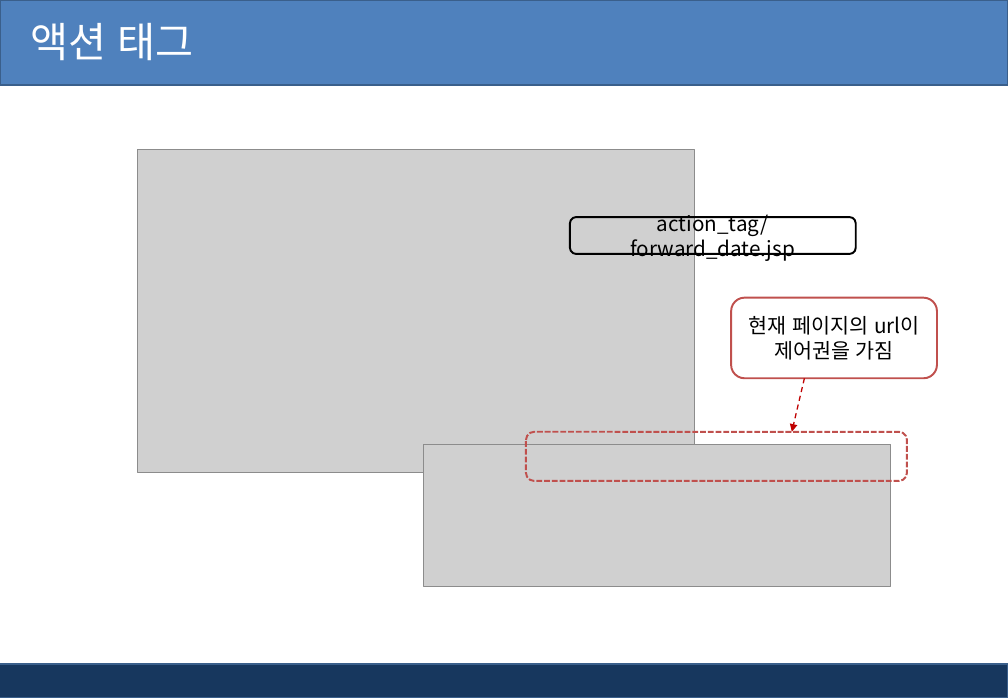
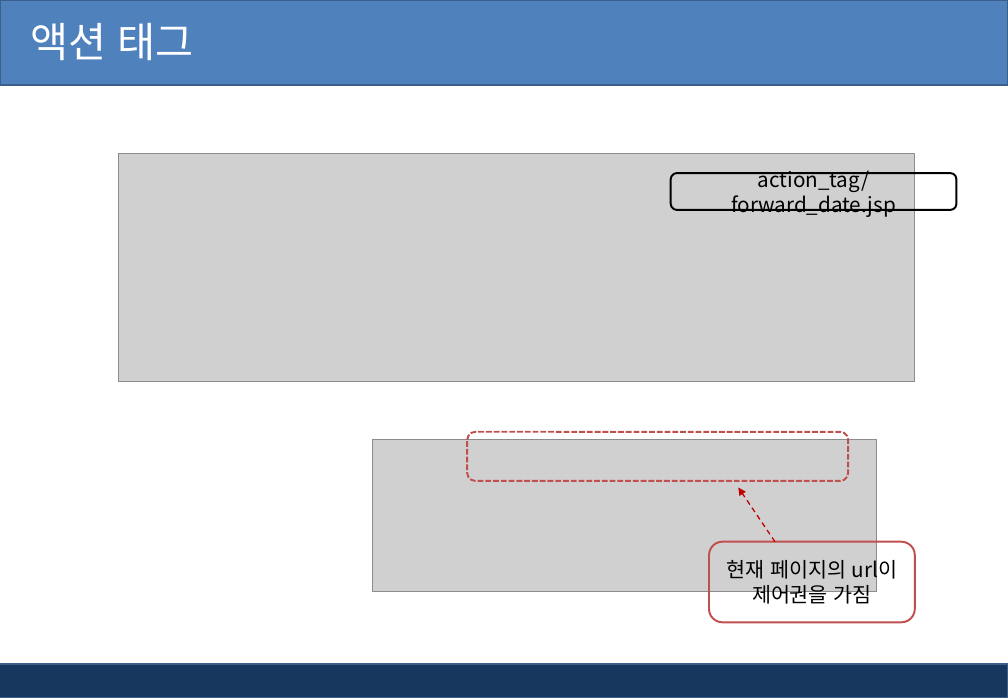
Before and after one commit to AhNyx/js_works, a slide deck: slide 23 of ppt/jsp_ppt/2장. Jsp 태그(스크립트, 디렉티브태그).pptx (slide 22 before the commit). Drawn at 1008x698 pixels with LibreOffice and Linux fonts; fonts in the diff are those of the drawing; grey boxes stand for pictures; background and template pictures are left out. Boxes give left, top, right and bottom in pixels: in the first picture for what was removed or moved away, otherwise in the second. Text is boxed around its words. In the diff, an @@ line names an element or a change of style, - is before the commit and + after.

```diff
--- a/ppt/jsp_ppt/2장. Jsp 태그(스크립트, 디렉티브태그).pptx
+++ b/ppt/jsp_ppt/2장. Jsp 태그(스크립트, 디렉티브태그).pptx
@@ picture: place and size @@
-picture at (138, 150, 695, 472)
+picture at (119, 154, 916, 382)
@@ rounded rectangle "action_tag/forward_date.jsp": place and size @@
-rounded rectangle "action_tag/forward_date.jsp" at (571, 217, 856, 254)
+rounded rectangle "action_tag/forward_date.jsp" at (671, 173, 957, 210)
@@ picture: place and size @@
-picture at (423, 444, 892, 586)
+picture at (372, 439, 878, 592)
@@ rounded rectangle: place and size @@
-rounded rectangle at (526, 432, 907, 481)
+rounded rectangle at (467, 432, 848, 481)
@@ arrow moved from (805, 378) - (792, 432) to (775, 542) - (739, 488) @@
@@ rounded rectangle "현재 페이지의 url이 제어권을 가짐": place and size @@
-rounded rectangle "현재 페이지의 url이 제어권을 가짐" at (732, 298, 937, 379)
+rounded rectangle "현재 페이지의 url이 제어권을 가짐" at (709, 542, 915, 623)
```
Also in this commit, not shown: 26 other slides changed, 2 slides added, 27 other files.
